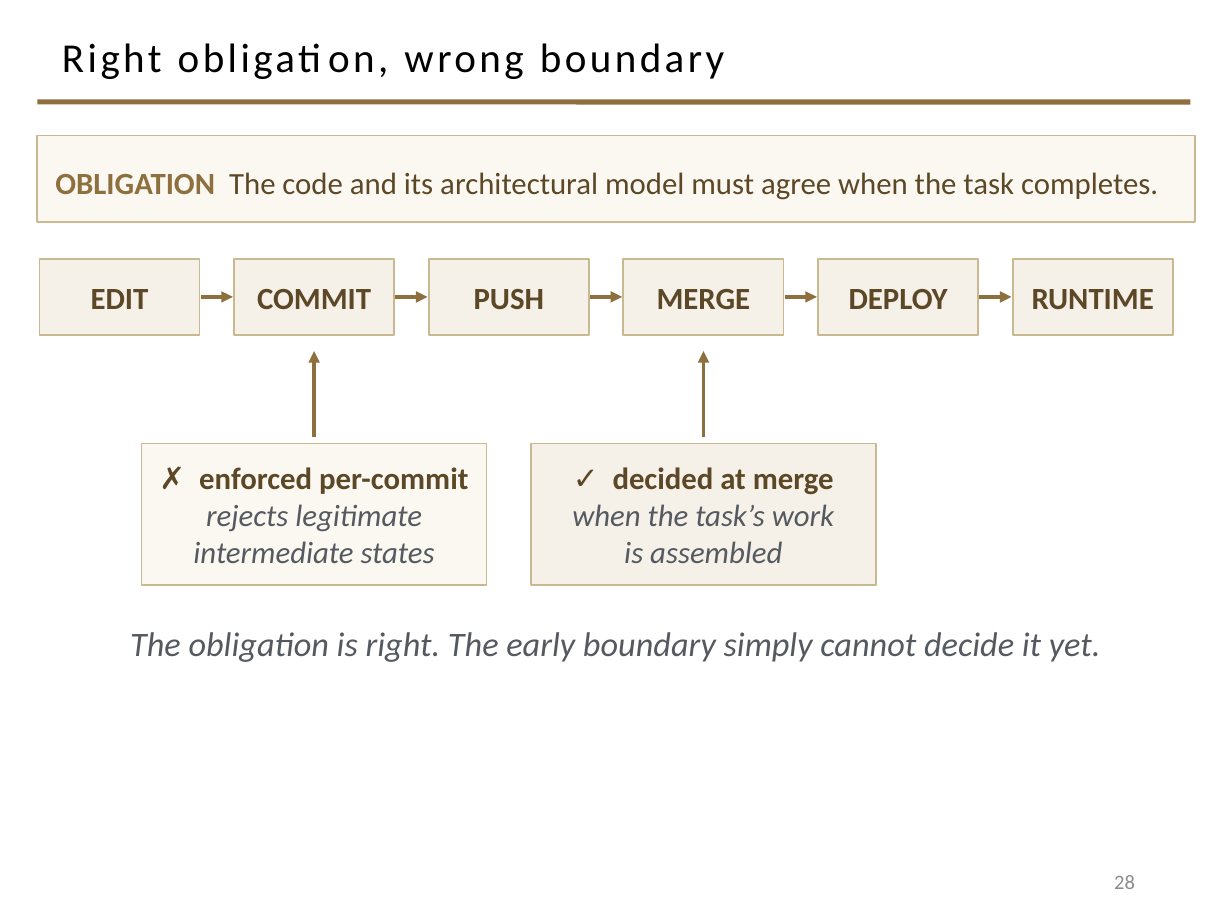
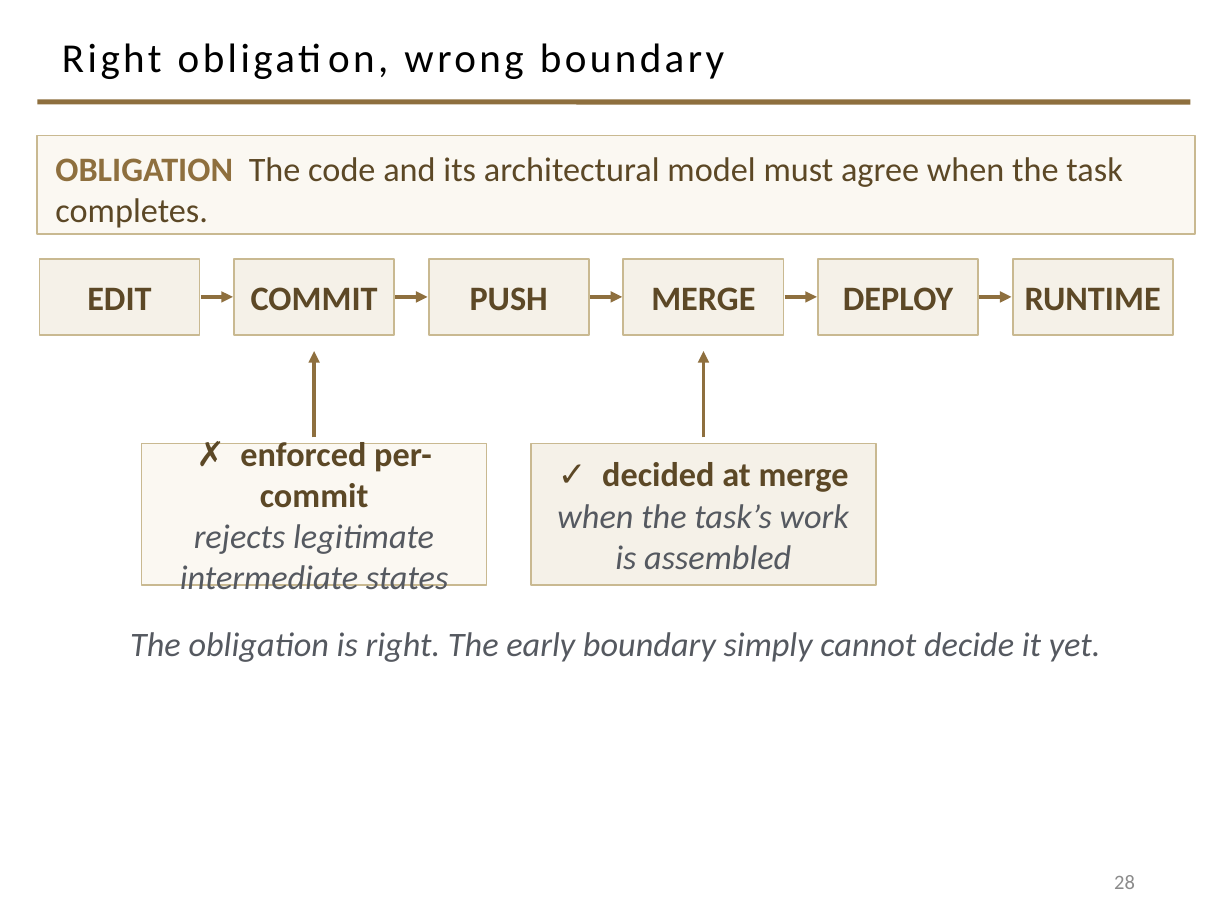
Before and after one commit to davisjam/model-based-agentic-software-engineering, a slide deck: slide 28 of course/lectures/act-2-delegation-and-control/03-alignment/2-3-Alignment.pptx. Drawn at 1232x924 pixels with LibreOffice and Linux fonts; fonts in the diff are those of the drawing; background and template pictures are left out. Boxes give left, top, right and bottom in pixels: in the first picture for what was removed or moved away, otherwise in the second. Text is boxed around its words. In the diff, an @@ line names an element or a change of style, - is before the commit and + after.

Commit message:
deck 2-3 S4: boundaries section renumbered to 4; 20pt floor; clearer aphorism
'Earlier is not always possible' simplified to the floor rather than scaled;
boundary-example boxes widened so single-word examples hold one line at 20pt;
'Production is only part of the system' carries the author's compressed
aphorism (candidate production vs. acceptance authority).

```diff
--- a/course/lectures/act-2-delegation-and-control/03-alignment/2-3-Alignment.pptx
+++ b/course/lectures/act-2-delegation-and-control/03-alignment/2-3-Alignment.pptx
@@ size 18 to 20 pt in 9 elements at (39, 259, 200, 335), (234, 259, 394, 335), (429, 259, 589, 335), (623, 259, 784, 335), (818, 259, 978, 335), (1013, 259, 1173, 335), (142, 444, 487, 585), (531, 444, 876, 585), (37, 136, 1195, 234) @@
@@ rectangle "OBLIGATION The code and its ...": place and size @@
-rectangle "OBLIGATION The code and its ..." at (37, 136, 1195, 222)
+rectangle "OBLIGATION The code and its ..." at (37, 136, 1195, 234)
```
Also in this commit, not shown: 4 other slides changed.
